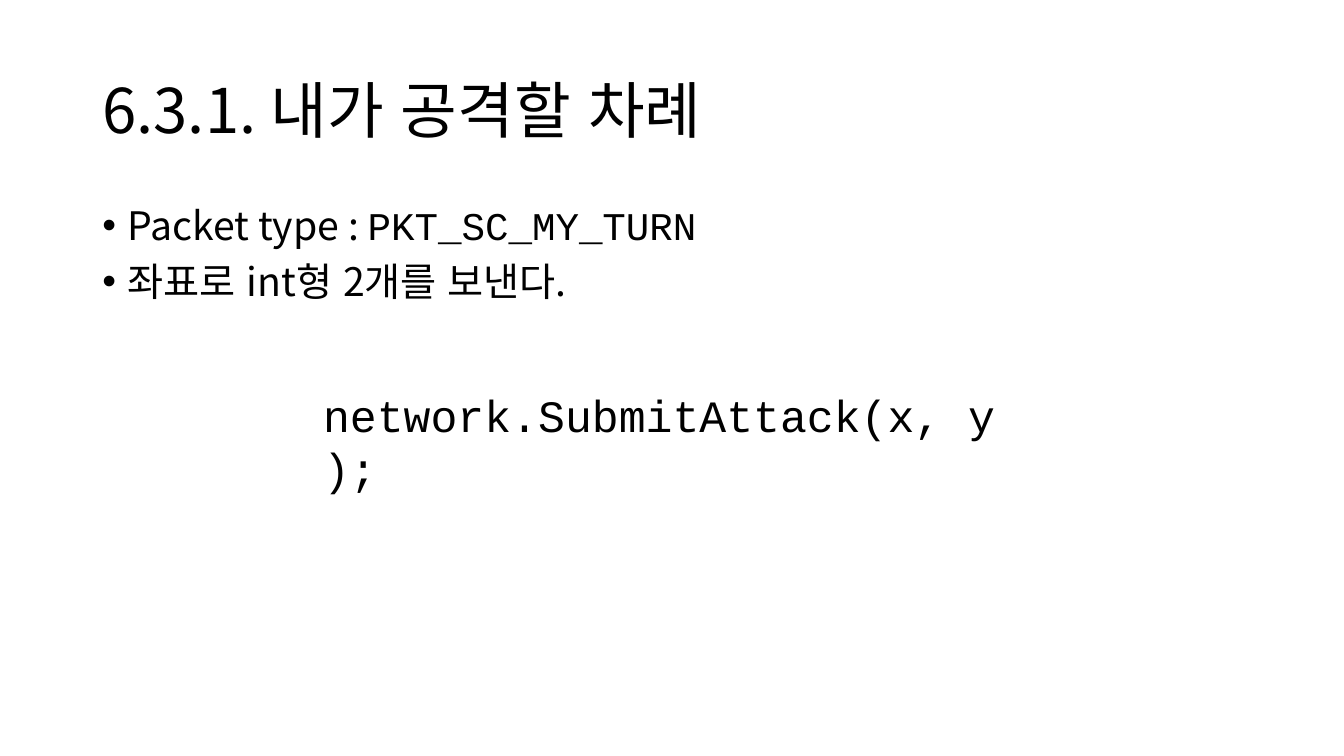
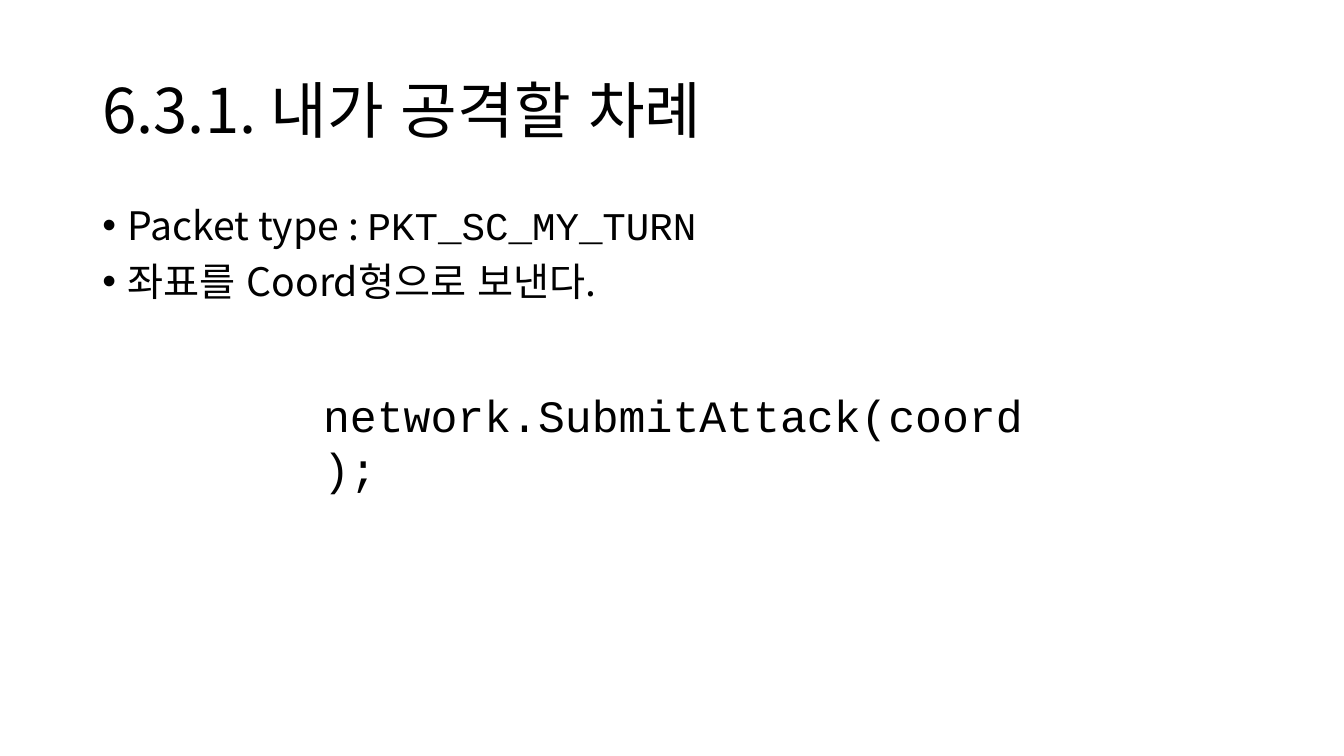
Before and after one commit to namse/BGNL, a slide deck: slide 22 of BGNL사용법설명.pptx. Drawn at 1344x756 pixels with LibreOffice and Linux fonts; fonts in the diff are those of the drawing. Boxes give left, top, right and bottom in pixels: in the first picture for what was removed or moved away, otherwise in the second. Text is boxed around its words. In the diff, an @@ line names an element or a change of style, - is before the commit and + after.

```diff
--- a/BGNL사용법설명.pptx
+++ b/BGNL사용법설명.pptx
@@ text at bbox=[128, 263, 596, 299]: text changed @@
-• 좌표로 int형 2개를 보낸다.
+• 좌표를 Coord형으로 보낸다.
@@ text at bbox=[323, 400, 1023, 442]: text changed @@
-network.SubmitAttack(x, y);
+network.SubmitAttack(coord);
```
Also in this commit, not shown: 4 other slides changed, 5 other files.
